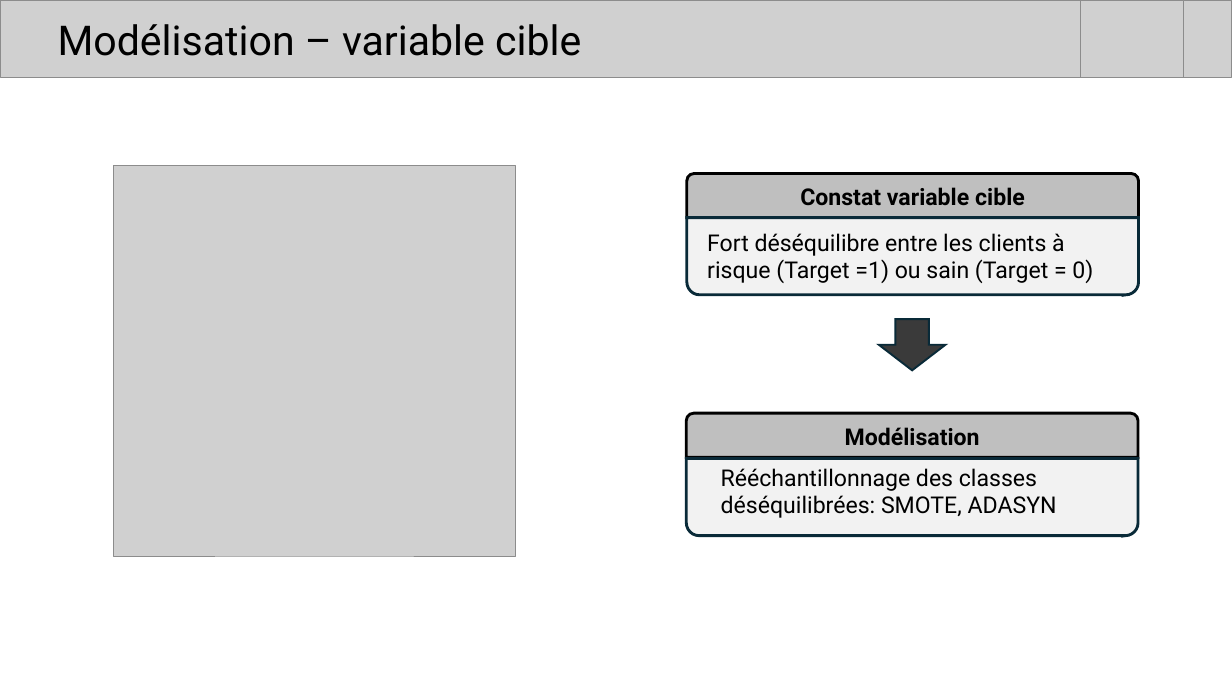
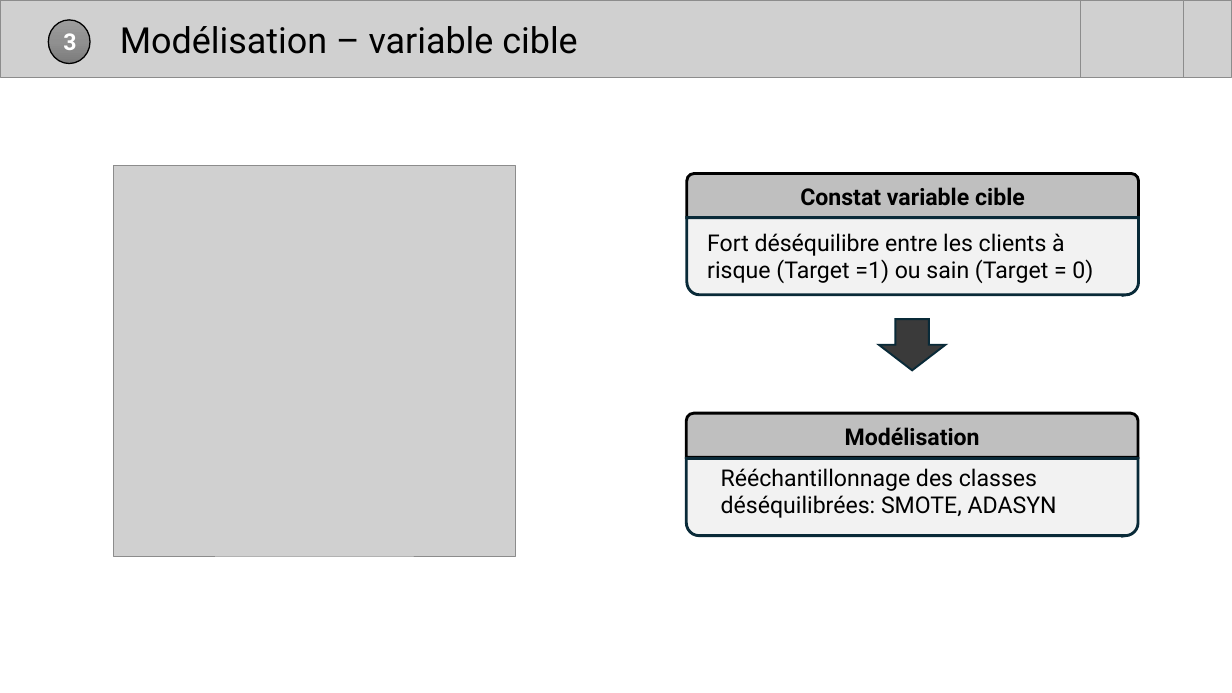
Before and after one commit to YannickQuerin/credit_score_app_API, a slide deck: slide 13 of P7_Modelisation_risque_defaut_credit/Présentation_Modelisation_risque_defaut_credit.pptx. Drawn at 1232x693 pixels with LibreOffice and Linux fonts; fonts in the diff are those of the drawing; grey boxes stand for pictures. Boxes give left, top, right and bottom in pixels: in the first picture for what was removed or moved away, otherwise in the second. Text is boxed around its words. In the diff, an @@ line names an element or a change of style, - is before the commit and + after.

```diff
--- a/P7_Modelisation_risque_defaut_credit/Présentation_Modelisation_risque_defaut_credit.pptx
+++ b/P7_Modelisation_risque_defaut_credit/Présentation_Modelisation_risque_defaut_credit.pptx
@@ title "Modélisation – variable cible" at [120,26,577,54]: size 32 to 28 pt @@
@@ ellipse added at [48,20,90,64], fill gradient #9D9D9D to #909090 to #7C7C7C, outline #000000 1 pt, 18 pt, text #FFFFFF, bold @@
+3
```
Also in this commit, not shown: 23 other slides changed, 3 slides added, 1 slide removed.
